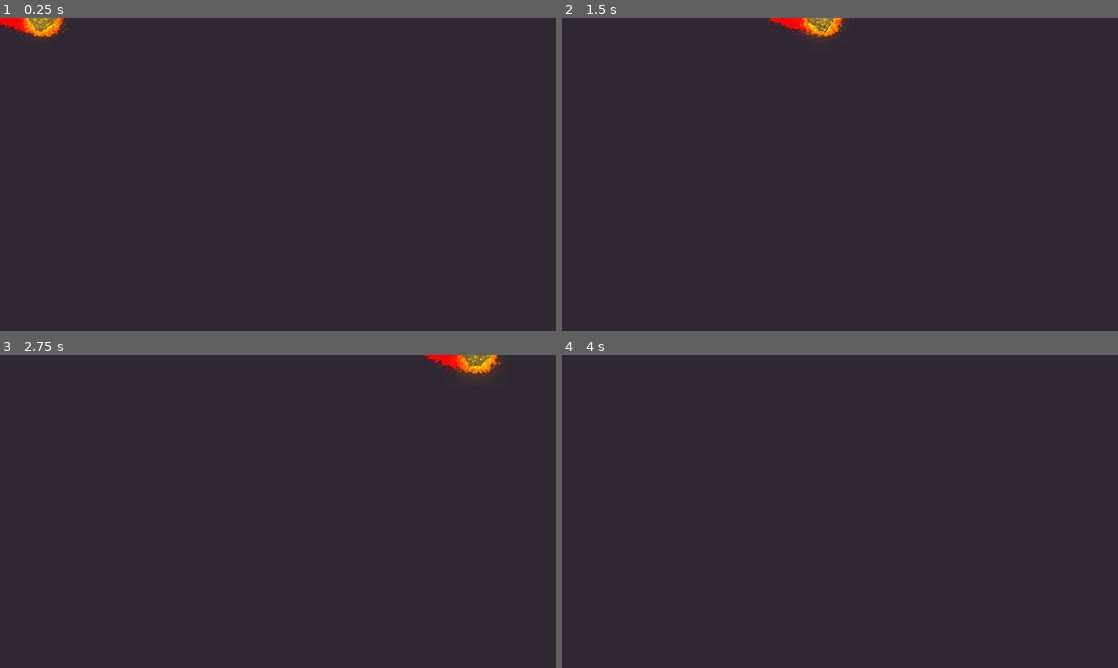
Above: before the commit, frames 1-4 (two rows, left to right).
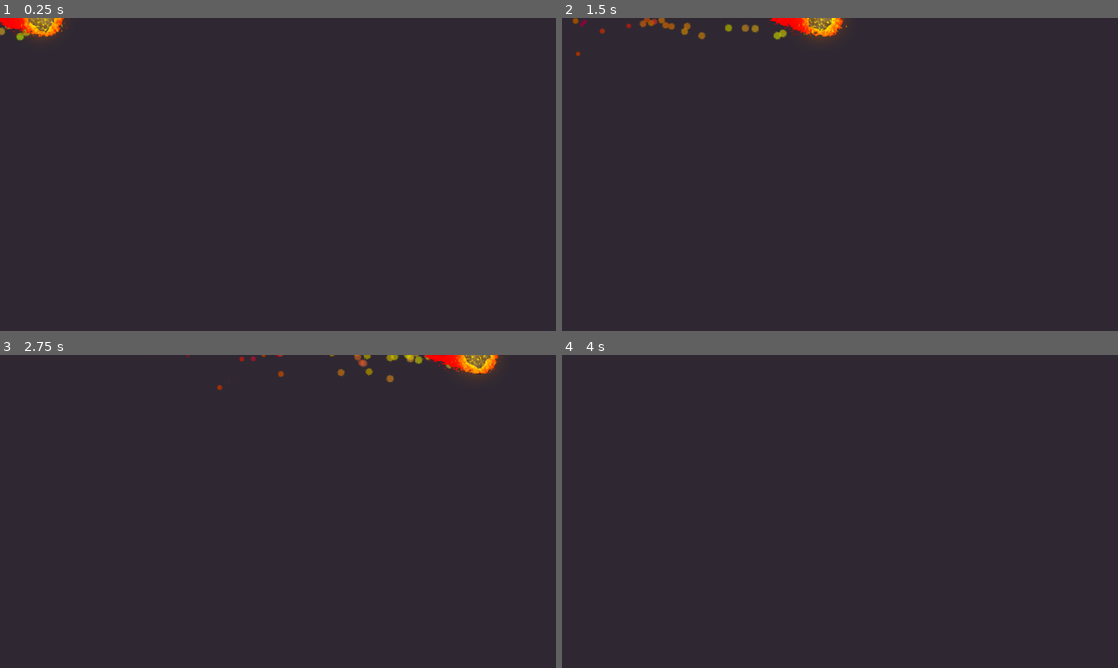
Above: after the commit, the same moments.

Repository: ludover-workshop/fireballs-example
Game: Godot game, scene res://scenes/meteor.tscn
Same seed, same stepped clock (60 frames per second), same inputs: the game is played once before the commit and once after it. This scene is started directly instead of the project's main scene.
Inputs (mouse positions are in pixels of both pictures, inside the frame that each line leads up to):
- Up to frame 1 (0.25 s): no input
- Up to frame 2 (1.5 s): move the mouse to (962, 158) at 0.52 s; hold Right (ui_right) 0.53-1.28 s; move the mouse to (728, 190) at 1.27 s; hold Down (ui_down) from 1.28 s (still down)
- Up to frame 3 (2.75 s): move the mouse to (333, 442) at 2.02 s; release Down (ui_down) at 2.03 s; hold Right (ui_right) from 2.03 s (still down)
- Up to frame 4 (4 s): move the mouse to (812, 574) at 2.77 s; release Right (ui_right) at 2.78 s; hold Up (ui_up) 2.78-3.53 s; move the mouse to (1006, 558) at 3.52 s; hold Left (ui_left) from 3.53 s (still down)

The runs differ from the first frame. In frame 1, 0.4% of the frame differs, in the area x 0-13%, y 0-8%; in frame 2, 0.7%, in the area x 1-52%, y 0-13%; in frame 3, 0.6%; in frame 4, nothing differs.

Commit message:
Partículas

Diff:
--- a/assetsSources/Mage.svg
+++ b/assetsSources/Mage.svg
@@ -1152,6 +1152,61 @@
        fx="107.17411"
        fy="261.24014"
        r="38.291733" />
+    <filter
+       style="color-interpolation-filters:sRGB;"
+       inkscape:label="Roughen"
+       id="filter1135">
+      <feTurbulence
+         type="turbulence"
+         numOctaves="5"
+         seed="1"
+         baseFrequency="0.02 0.03"
+         result="turbulence"
+         id="feTurbulence1131" />
+      <feDisplacementMap
+         in="SourceGraphic"
+         in2="turbulence"
+         scale="16.479263305664062"
+         yChannelSelector="G"
+         xChannelSelector="R"
+         id="feDisplacementMap1133" />
+    </filter>
+    <filter
+       y="-0.2"
+       height="1.4"
+       inkscape:label="Rough and Dilate"
+       inkscape:menu="Distort"
+       inkscape:menu-tooltip="Create a turbulent contour around"
+       style="color-interpolation-filters:sRGB;"
+       id="filter1147">
+      <feMorphology
+         radius="7.5"
+         operator="dilate"
+         result="result8"
+         in="SourceGraphic"
+         id="feMorphology1137" />
+      <feComposite
+         in2="result8"
+         result="result10"
+         in="SourceGraphic"
+         operator="arithmetic"
+         k1="0.5"
+         k3="0.5"
+         id="feComposite1139" />
+      <feTurbulence
+         result="result11"
+         type="fractalNoise"
+         numOctaves="3"
+         baseFrequency="0.07"
+         id="feTurbulence1141" />
+      <feDisplacementMap
+         result="result12"
+         in2="result11"
+         in="result10"
+         xChannelSelector="R"
+         scale="36.057968139648438"
+         id="feDisplacementMap1143" />
+    </filter>
   </defs>
   <sodipodi:namedview
      id="base"
@@ -1160,9 +1215,9 @@
      borderopacity="1.0"
      inkscape:pageopacity="0"
      inkscape:pageshadow="2"
-     inkscape:zoom="1.4"
-     inkscape:cx="1309.7126"
-     inkscape:cy="172.67012"
+     inkscape:zoom="0.98994949"
+     inkscape:cx="1637.9853"
+     inkscape:cy="802.16973"
      inkscape:document-units="mm"
      inkscape:current-layer="layer1"
      inkscape:document-rotation="0"
@@ -1605,5 +1660,14 @@
          transform="matrix(1.4246292,0,0,1.4246292,232.14843,-435.94781)"
          r="37.291733" />
     </g>
+    <circle
+       style="opacity:1;fill:#ffffff;fill-opacity:1;stroke-width:0.264583px;stop-color:#000000;filter:url(#filter1147)"
+       id="path1082"
+       cx="603.31128"
+       cy="210.90857"
+       r="49.990494"
+       inkscape:export-filename="/home/pablitar/Develop/ludover/Examples/Fireballs/assets/ExplosionParticle.png"
+       inkscape:export-xdpi="11.613636"
+       inkscape:export-ydpi="11.613636" />
   </g>
 </svg>
--- a/scenes/explosion.tscn
+++ b/scenes/explosion.tscn
@@ -1,9 +1,93 @@
-[gd_scene load_steps=3 format=2]
+[gd_scene load_steps=15 format=2]
 
 [ext_resource path="res://scripts/explosion.gd" type="Script" id=1]
+[ext_resource path="res://assets/ExplosionParticle.png" type="Texture" id=2]
 
 [sub_resource type="CircleShape2D" id=1]
 radius = 4.04729
+
+[sub_resource type="Gradient" id=9]
+offsets = PoolRealArray( 0.00113636, 0.0663265, 0.719388, 1 )
+colors = PoolColorArray( 0, 0, 0, 0, 0, 0, 0, 1, 0.3125, 0.3125, 0.3125, 1, 0.398438, 0.398438, 0.398438, 0 )
+
+[sub_resource type="GradientTexture" id=10]
+gradient = SubResource( 9 )
+
+[sub_resource type="Curve" id=4]
+max_value = 2.0
+_data = [ Vector2( 0, 0 ), 0.0, 5.88147, 0, 0, Vector2( 0.991261, 1.96154 ), 0.0, 0.0, 0, 0 ]
+
+[sub_resource type="CurveTexture" id=11]
+width = 1024
+curve = SubResource( 4 )
+
+[sub_resource type="ParticlesMaterial" id=12]
+emission_shape = 1
+emission_sphere_radius = 21.13
+flag_disable_z = true
+direction = Vector3( 0, 0, 0 )
+spread = 180.0
+gravity = Vector3( 0, -300, 0 )
+initial_velocity = 400.0
+initial_velocity_random = 0.34
+angular_velocity = 180.0
+angular_velocity_random = 0.37
+orbit_velocity = 0.0
+orbit_velocity_random = 0.0
+linear_accel = -100.0
+radial_accel = -100.0
+tangential_accel = -100.0
+damping = 68.41
+angle = 360.0
+angle_random = 1.0
+scale = 1.8
+scale_curve = SubResource( 11 )
+color_ramp = SubResource( 10 )
+hue_variation = 0.05
+hue_variation_random = 1.0
+
+[sub_resource type="Gradient" id=13]
+offsets = PoolRealArray( 0.00113636, 0.0663265, 0.649235, 1 )
+colors = PoolColorArray( 1, 0.984375, 0, 0, 0.96875, 1, 0, 1, 0.855469, 0.621552, 0, 1, 0.398438, 0.398438, 0.398438, 0 )
+
+[sub_resource type="GradientTexture" id=3]
+gradient = SubResource( 13 )
+
+[sub_resource type="Curve" id=7]
+_data = [ Vector2( 0, 0 ), 0.0, 0.0, 0, 0, Vector2( 0.996655, 0.240385 ), 0.958326, 0.0, 0, 0 ]
+
+[sub_resource type="CurveTexture" id=8]
+curve = SubResource( 7 )
+
+[sub_resource type="CurveTexture" id=5]
+width = 1024
+curve = SubResource( 4 )
+
+[sub_resource type="ParticlesMaterial" id=6]
+emission_shape = 1
+emission_sphere_radius = 21.13
+flag_disable_z = true
+direction = Vector3( 0, 0, 0 )
+spread = 180.0
+gravity = Vector3( 0, -70, 0 )
+initial_velocity = 1200.0
+initial_velocity_random = 0.34
+angular_velocity = 180.0
+angular_velocity_random = 0.37
+orbit_velocity = 0.0
+orbit_velocity_random = 0.0
+orbit_velocity_curve = SubResource( 8 )
+linear_accel = -100.0
+radial_accel = -100.0
+tangential_accel = -100.0
+damping = 68.41
+angle = 360.0
+angle_random = 1.0
+scale = 1.8
+scale_curve = SubResource( 5 )
+color_ramp = SubResource( 3 )
+hue_variation = 0.05
+hue_variation_random = 1.0
 
 [node name="Explosion" type="Node2D"]
 script = ExtResource( 1 )
@@ -15,4 +99,23 @@
 [node name="CollisionShape2D" type="CollisionShape2D" parent="Area2D"]
 shape = SubResource( 1 )
 
+[node name="Smoke" type="Particles2D" parent="."]
+modulate = Color( 1, 1, 1, 0.168627 )
+emitting = false
+amount = 100
+one_shot = true
+explosiveness = 0.51
+process_material = SubResource( 12 )
+texture = ExtResource( 2 )
+
+[node name="Fire" type="Particles2D" parent="."]
+modulate = Color( 1, 1, 1, 0.427451 )
+emitting = false
+amount = 200
+lifetime = 0.5
+one_shot = true
+explosiveness = 0.31
+process_material = SubResource( 6 )
+texture = ExtResource( 2 )
+
 [connection signal="body_entered" from="Area2D" to="." method="_on_Area2D_body_entered"]
--- a/scenes/fireball.tscn
+++ b/scenes/fireball.tscn
@@ -12,8 +12,43 @@
 [ext_resource path="res://assets/fireball_07.png" type="Texture" id=10]
 [ext_resource path="res://scripts/fireball.gd" type="Script" id=11]
 [ext_resource path="res://scenes/projectile.tscn" type="PackedScene" id=12]
+[ext_resource path="res://assets/FireParticle.png" type="Texture" id=13]
 
-[sub_resource type="SpriteFrames" id=1]
+[sub_resource type="Gradient" id=8]
+offsets = PoolRealArray( 0, 0.00711744, 0.854093, 1 )
+colors = PoolColorArray( 0, 0, 0, 1, 0.898039, 1, 0, 0.54902, 1, 0, 0, 0.54902, 1, 0, 0, 0 )
+
+[sub_resource type="GradientTexture" id=11]
+gradient = SubResource( 8 )
+
+[sub_resource type="Curve" id=10]
+_data = [ Vector2( 0, 1 ), 0.0, 0.0, 0, 0, Vector2( 0.996644, 0.384615 ), -1.39775, 0.0, 0, 0 ]
+
+[sub_resource type="CurveTexture" id=12]
+curve = SubResource( 10 )
+
+[sub_resource type="ParticlesMaterial" id=5]
+lifetime_randomness = 0.26
+emission_shape = 1
+emission_sphere_radius = 36.55
+flag_disable_z = true
+spread = 180.0
+gravity = Vector3( 0, 0, 0 )
+initial_velocity = 50.0
+initial_velocity_random = 0.41
+angular_velocity = 302.22
+angular_velocity_random = 1.0
+orbit_velocity = 0.0
+orbit_velocity_random = 0.0
+angle = 360.0
+angle_random = 1.0
+scale_random = 0.31
+scale_curve = SubResource( 12 )
+color_ramp = SubResource( 11 )
+hue_variation = -0.09
+hue_variation_random = 1.0
+
+[sub_resource type="SpriteFrames" id=6]
 animations = [ {
 "frames": [ ExtResource( 1 ), ExtResource( 7 ), ExtResource( 2 ), ExtResource( 6 ), ExtResource( 5 ), ExtResource( 4 ), ExtResource( 3 ), ExtResource( 10 ), ExtResource( 9 ), ExtResource( 8 ) ],
 "loop": true,
@@ -21,22 +56,31 @@
 "speed": 10.0
 } ]
 
-[sub_resource type="CircleShape2D" id=2]
+[sub_resource type="CircleShape2D" id=7]
 radius = 39.5285
 
 [node name="Fireball" type="Node2D"]
 position = Vector2( 0.5, 0 )
 script = ExtResource( 11 )
 
+[node name="Particles2D" type="Particles2D" parent="."]
+amount = 40
+lifetime = 2.0
+local_coords = false
+draw_order = 1
+process_material = SubResource( 5 )
+texture = ExtResource( 13 )
+
 [node name="Projectile" parent="." instance=ExtResource( 12 )]
 
 [node name="AnimatedSprite" parent="Projectile" index="0"]
-frames = SubResource( 1 )
-frame = 1
+frames = SubResource( 6 )
+frame = 3
 
 [node name="CollisionShape2D" parent="Projectile/Area2D" index="0"]
+visible = false
 position = Vector2( -0.5, 1 )
-shape = SubResource( 2 )
+shape = SubResource( 7 )
 
 [connection signal="hit" from="Projectile" to="." method="_on_Projectile_hit"]
 
--- a/scenes/main.tscn
+++ b/scenes/main.tscn
@@ -67,14 +67,16 @@
 current = true
 script = ExtResource( 5 )
 
-[node name="Interface" type="Control" parent="."]
+[node name="CanvasLayer" type="CanvasLayer" parent="."]
+
+[node name="Interface" type="Control" parent="CanvasLayer"]
 margin_right = 1916.0
 margin_bottom = 1076.0
 __meta__ = {
 "_edit_use_anchors_": false
 }
 
-[node name="MageDamageFeedback" type="TextureRect" parent="Interface"]
+[node name="MageDamageFeedback" type="TextureRect" parent="CanvasLayer/Interface"]
 modulate = Color( 1, 1, 1, 0 )
 margin_left = -40.0
 margin_top = -56.0
@@ -87,8 +89,8 @@
 "_edit_use_anchors_": false
 }
 
-[node name="AnimationPlayer" type="AnimationPlayer" parent="Interface/MageDamageFeedback"]
+[node name="AnimationPlayer" type="AnimationPlayer" parent="CanvasLayer/Interface/MageDamageFeedback"]
 anims/ShowFeedback = SubResource( 2 )
 
-[connection signal="mage_damaged" from="Mage" to="Interface/MageDamageFeedback" method="_on_Mage_mage_damaged"]
+[connection signal="mage_damaged" from="Mage" to="CanvasLayer/Interface/MageDamageFeedback" method="_on_Mage_mage_damaged"]
 [connection signal="timeout" from="SpawnTimer" to="." method="_on_SpawnTimer_timeout"]
--- a/scenes/meteor.tscn
+++ b/scenes/meteor.tscn
@@ -12,8 +12,43 @@
 [ext_resource path="res://assets/meteor09.png" type="Texture" id=10]
 [ext_resource path="res://assets/meteor08.png" type="Texture" id=11]
 [ext_resource path="res://scenes/projectile.tscn" type="PackedScene" id=12]
+[ext_resource path="res://assets/FireParticle.png" type="Texture" id=13]
 
-[sub_resource type="SpriteFrames" id=1]
+[sub_resource type="Gradient" id=12]
+offsets = PoolRealArray( 0, 0.00711744, 0.854093, 1 )
+colors = PoolColorArray( 0, 0, 0, 1, 0.898039, 1, 0, 0.54902, 1, 0, 0, 0.54902, 1, 0, 0, 0 )
+
+[sub_resource type="GradientTexture" id=9]
+gradient = SubResource( 12 )
+
+[sub_resource type="Curve" id=13]
+_data = [ Vector2( 0, 1 ), 0.0, 0.0, 0, 0, Vector2( 0.996644, 0.384615 ), -1.39775, 0.0, 0, 0 ]
+
+[sub_resource type="CurveTexture" id=11]
+curve = SubResource( 13 )
+
+[sub_resource type="ParticlesMaterial" id=14]
+lifetime_randomness = 0.26
+emission_shape = 1
+emission_sphere_radius = 60.0
+flag_disable_z = true
+spread = 180.0
+gravity = Vector3( 0, 0, 0 )
+initial_velocity = 50.0
+initial_velocity_random = 0.41
+angular_velocity = 302.22
+angular_velocity_random = 1.0
+orbit_velocity = 0.0
+orbit_velocity_random = 0.0
+angle = 360.0
+angle_random = 1.0
+scale_random = 0.31
+scale_curve = SubResource( 11 )
+color_ramp = SubResource( 9 )
+hue_variation = -0.09
+hue_variation_random = 1.0
+
+[sub_resource type="SpriteFrames" id=15]
 animations = [ {
 "frames": [ ExtResource( 7 ), ExtResource( 8 ), ExtResource( 2 ), ExtResource( 4 ), ExtResource( 5 ), ExtResource( 6 ), ExtResource( 1 ), ExtResource( 9 ), ExtResource( 11 ), ExtResource( 10 ) ],
 "loop": true,
@@ -21,11 +56,19 @@
 "speed": 10.0
 } ]
 
-[sub_resource type="CircleShape2D" id=2]
+[sub_resource type="CircleShape2D" id=16]
 radius = 60.5083
 
 [node name="Meteor" type="Node2D"]
 script = ExtResource( 3 )
+
+[node name="Particles2D" type="Particles2D" parent="."]
+amount = 60
+lifetime = 2.0
+local_coords = false
+draw_order = 1
+process_material = SubResource( 14 )
+texture = ExtResource( 13 )
 
 [node name="Projectile" parent="." instance=ExtResource( 12 )]
 speed = 600.0
@@ -34,12 +77,12 @@
 [node name="AnimatedSprite" parent="Projectile" index="0"]
 position = Vector2( -49.5, -6 )
 scale = Vector2( 0.7, 0.7 )
-frames = SubResource( 1 )
-frame = 7
+frames = SubResource( 15 )
+frame = 9
 
 [node name="CollisionShape2D" parent="Projectile/Area2D" index="0"]
 position = Vector2( -1, 0 )
-shape = SubResource( 2 )
+shape = SubResource( 16 )
 
 [connection signal="hit" from="Projectile" to="." method="_on_Projectile_hit"]
 
--- a/scripts/explosion.gd
+++ b/scripts/explosion.gd
@@ -2,35 +2,44 @@
 
 onready var shape = $Area2D/CollisionShape2D
 
-export(float) var expansionSpeed = 1000
-export(float) var time_to_live = 0.4
+export(float) var explosionRadius = 500
+export(float) var time_to_live = 0.5
+
+var elapsed: float = 0.0
 
 export(float) var damage = 50
 export(float) var knockback_strength = 880
+
+export(float) var min_radius = 20
 
 var owner_mage
 
 func _ready():
 	var circle = CircleShape2D.new()
-	circle.radius = 50
+	circle.radius = min_radius
 	shape.shape = circle
 
 	CameraShaker.shake_camera(get_tree(), 20)
+	$Fire.emitting = true
+	$Smoke.emitting = true
 
 
 # Called every frame. 'delta' is the elapsed time since the previous frame.
 func _physics_process(delta):
-	shape.shape.radius += delta * expansionSpeed
-	update()
+	if hurting:
+		shape.shape.radius = min_radius + ease(elapsed / time_to_live, 1) * (explosionRadius - min_radius)
+		update()
+
+var hurting = true
 
 func _process(delta):
-	time_to_live -= delta
+	elapsed = min(elapsed + delta, time_to_live)
 
-	if time_to_live <= 0:
+	if elapsed >= time_to_live && hurting:
+		$Area2D.queue_free()
+		hurting = false
+		yield(get_tree().create_timer($Smoke.lifetime), "timeout")
 		queue_free()
-
-func _draw():
-	draw_circle(Vector2.ZERO, shape.shape.radius, Color(1, 1, 0, 0.5))
 
 
 func _on_Area2D_body_entered(body):
--- a/scripts/fireball.gd
+++ b/scripts/fireball.gd
@@ -13,3 +13,8 @@
 func _on_Projectile_hit(body):
 	if body.has_method("receive_damage_from"):
 		body.receive_damage_from(self)
+
+func destroy():
+	$Particles2D.emitting = false
+	yield(get_tree().create_timer($Particles2D.lifetime), "timeout")
+	queue_free()
--- a/scripts/meteor.gd
+++ b/scripts/meteor.gd
@@ -13,4 +13,10 @@
 	var explosion = ExplosionScene.instance()
 	explosion.position = global_position
 	explosion.owner_mage = owner_mage
-	get_tree().get_current_scene().add_child(explosion)
+	get_parent().add_child(explosion)
+
+
+func destroy():
+	$Particles2D.emitting = false
+	yield(get_tree().create_timer($Particles2D.lifetime), "timeout")
+	queue_free()
--- a/scripts/projectile.gd
+++ b/scripts/projectile.gd
@@ -15,11 +15,18 @@
 func _physics_process(delta):
 	timeToLive -= delta
 	if(timeToLive <= 0):
-		queue_free()
+		destroy()
 	get_parent().move_local_x(speed * delta)
+
+func destroy():
+	if get_parent().has_method("destroy"):
+		self.queue_free()
+		get_parent().destroy()
+	else:
+		get_parent().queue_free()
 
 func _on_Area2D_body_entered(body):
 	emit_signal("hit", body)
 
 	if destroy_on_hit:
-		queue_free()
+		destroy()
Binary file added: assets/ExplosionParticle.png
Not shown, added: assets/ExplosionParticle.png.import
Binary file added: assets/FireParticle.png
Not shown, added: assets/FireParticle.png.import
Not shown, added: assetsSources/BloodFeedback.svg.import
Not shown: 1 places in scenes/fireball.tscn that only renumber resources
Not shown: 1 places in scenes/meteor.tscn that only renumber resources
